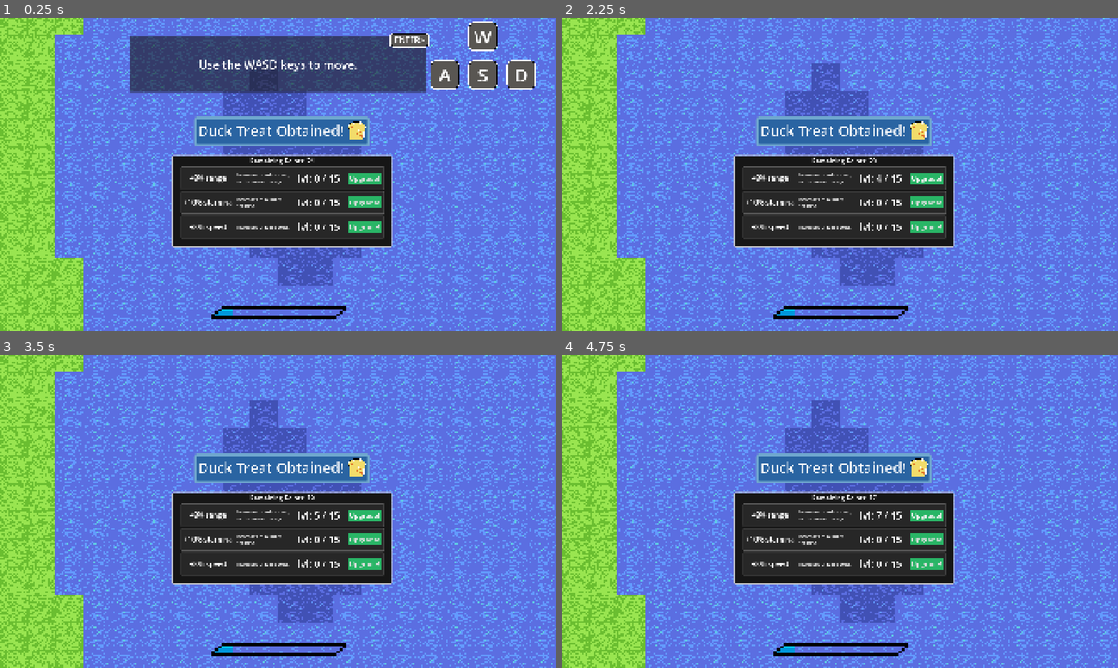
Above: before the commit, frames 1-4 (two rows, left to right).
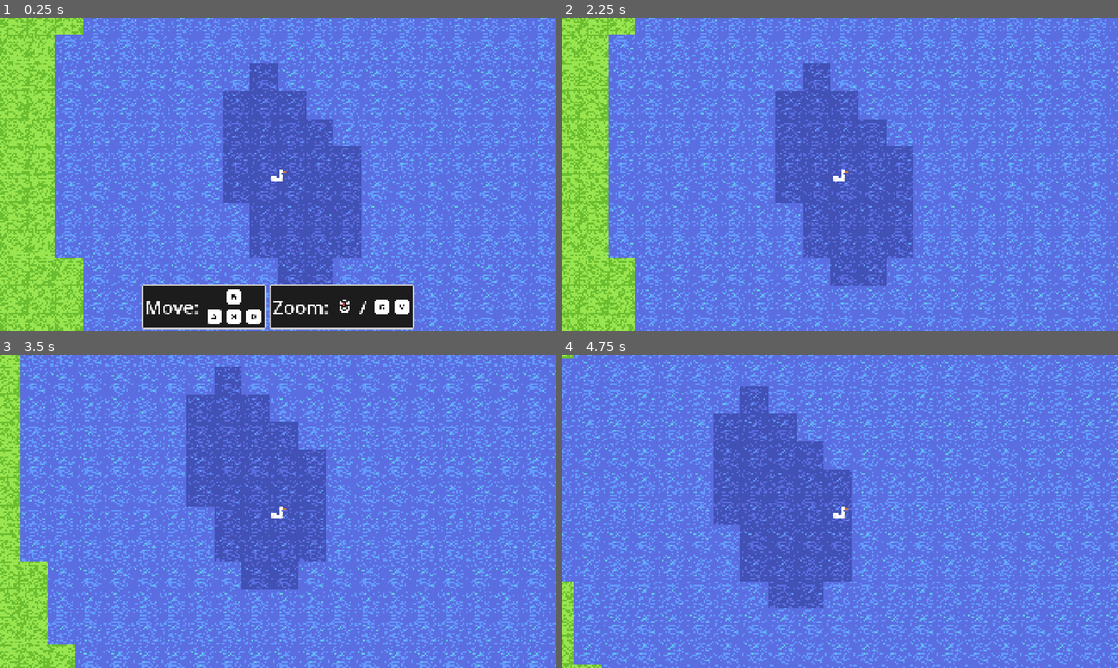
Above: after the commit, the same moments.

Repository: morie197/guwa-guwa-adventures
Game: Godot game, scene res://scenes/level.tscn
Two runs of this game, one before a commit and one after it. Both use one fixed random seed, a clock stepped at 60 frames per second and the inputs below.
Inputs (mouse positions are in pixels of both pictures, inside the frame that each line leads up to):
- Up to frame 1 (0.25 s): no input
- Up to frame 2 (2.25 s): click (928, 177) at 0.5 s, where only the run before the commit has a clickable "MAXED"; click (928, 177) at 1.25 s, where only the run before the commit has a clickable "Upgrade!"; tap Enter (nextTutorialItem) at 2, 2.1 s; move the mouse to (962, 158) at 2.02 s; hold D (right) from 2.03 s (still down); hold Shift (sprint) from 2.03 s (still down); click (962, 158) at 2.17 s
- Up to frame 3 (3.5 s): move the mouse to (166, 527) at 2.77 s; release D (right) at 2.78 s; release Shift (sprint) at 2.78 s; hold S (down) from 2.78 s (still down); tap Shift (sprint) at 2.85 s; click (166, 527) at 2.92 s; tap Enter (nextTutorialItem) at 3.05 s
- Up to frame 4 (4.75 s): move the mouse to (895, 442) at 3.52 s; release S (down) at 3.53 s; hold D (right) 3.53-4.28 s; hold Shift (sprint) 3.53-4.28 s; tap R (dive) at 3.6 s; click (895, 442) at 3.67 s; move the mouse to (812, 574) at 4.27 s; hold W (up) from 4.28 s (still down); tap Space (fly) at 4.35 s; click (812, 574) at 4.42 s; tap Enter (nextTutorialItem) at 4.55 s

The runs differ from the first frame. In frame 1, 33% of the frame differs, in the area x 23-97%, y 1-100%; in frame 2, 49%; in frame 3, 51%; in frame 4, 57%, in the area x 0-100%, y 0-100%.

Commit message:
[Change] Reworked tutorial system
Keypress visuals now shows textures in various configurations alongside text.

Diff:
--- a/resources/mouseWheelZoom.tres
+++ b/resources/mouseWheelZoom.tres
@@ -1,12 +1,13 @@
-[gd_resource type="Resource" script_class="TutorialItem" load_steps=2 format=3 uid="uid://emr3n2igixtq"]
+[gd_resource type="Resource" script_class="TutorialItem" load_steps=5 format=3 uid="uid://emr3n2igixtq"]
 
+[ext_resource type="Texture2D" uid="uid://tigjfolsv1o5" path="res://sprites/keys/mouse_scroll_vertical.svg" id="1_lt66m"]
 [ext_resource type="Script" uid="uid://osfvc8pe6lad" path="res://scripts/tutorialItem.gd" id="1_ol4ge"]
+[ext_resource type="Texture2D" uid="uid://c7rbo47pvy60l" path="res://sprites/keys/ct/keyboard_c.svg" id="2_ejk4x"]
+[ext_resource type="Texture2D" uid="uid://d1yowekauxj1y" path="res://sprites/keys/keyboard_v.svg" id="3_q3q5o"]
 
 [resource]
 script = ExtResource("1_ol4ge")
-icons = Dictionary[int, String]({
-4: "C",
-5: "V"
-})
-text = "You may zoom out with the mousewheel, or by pressing C or V."
+icons = Array[Texture2D]([ExtResource("1_lt66m"), ExtResource("2_ejk4x"), ExtResource("3_q3q5o")])
+text = "Zoom: "
+type = "or1"
 metadata/_custom_type_script = "uid://osfvc8pe6lad"
--- a/resources/wasdMovement.tres
+++ b/resources/wasdMovement.tres
@@ -1,14 +1,14 @@
-[gd_resource type="Resource" script_class="TutorialItem" load_steps=2 format=3 uid="uid://d0fvebypevuk3"]
+[gd_resource type="Resource" script_class="TutorialItem" load_steps=6 format=3 uid="uid://d0fvebypevuk3"]
 
+[ext_resource type="Texture2D" uid="uid://dxpwpg0jqnmli" path="res://sprites/keys/wasd/keyboard_w.svg" id="1_bnr14"]
 [ext_resource type="Script" uid="uid://osfvc8pe6lad" path="res://scripts/tutorialItem.gd" id="1_ckr12"]
+[ext_resource type="Texture2D" uid="uid://da538aprdc7p6" path="res://sprites/keys/wasd/keyboard_a.svg" id="2_2071y"]
+[ext_resource type="Texture2D" uid="uid://pwfqn4dbm23t" path="res://sprites/keys/wasd/keyboard_s.svg" id="3_0ihlw"]
+[ext_resource type="Texture2D" uid="uid://c8tkgapar6k6b" path="res://sprites/keys/wasd/keyboard_d.svg" id="4_dutyu"]
 
 [resource]
 script = ExtResource("1_ckr12")
-icons = Dictionary[int, String]({
-2: "W",
-4: "A",
-5: "S",
-6: "D"
-})
-text = "Use the WASD keys to move."
+icons = Array[Texture2D]([ExtResource("1_bnr14"), ExtResource("2_2071y"), ExtResource("3_0ihlw"), ExtResource("4_dutyu")])
+text = "Move: "
+type = "triangle"
 metadata/_custom_type_script = "uid://osfvc8pe6lad"
--- a/scenes/info_panel.tscn
+++ b/scenes/info_panel.tscn
@@ -20,7 +20,7 @@
 layout_mode = 2
 size_flags_horizontal = 4
 size_flags_vertical = 0
-theme_override_font_sizes/normal_font_size = 64
+theme_override_font_sizes/normal_font_size = 55
 text = "Jerry 5/5HP"
 fit_content = true
 scroll_active = false
--- a/scenes/key_press_display.tscn
+++ b/scenes/key_press_display.tscn
@@ -1,160 +1,30 @@
 [gd_scene load_steps=3 format=3 uid="uid://cu2qa7tl2feks"]
 
 [ext_resource type="Script" uid="uid://d2wiliedjt5cj" path="res://scripts/key_press_display.gd" id="1_03oao"]
-[ext_resource type="Texture2D" uid="uid://b66rrw7uw1r70" path="res://sprites/sprites/keysprite.png" id="2_0b26k"]
 
-[node name="key_press_display" type="GridContainer"]
-offset_right = 392.0
-offset_bottom = 260.0
-columns = 3
+[sub_resource type="StyleBoxFlat" id="StyleBoxFlat_ckq4c"]
+content_margin_left = 7.0
+content_margin_top = 7.0
+content_margin_right = 7.0
+content_margin_bottom = 7.0
+bg_color = Color(0.11119685, 0.11119684, 0.11119684, 1)
+border_width_left = 5
+border_width_top = 5
+border_width_right = 5
+border_width_bottom = 5
+corner_radius_top_left = 10
+corner_radius_top_right = 10
+corner_radius_bottom_right = 10
+corner_radius_bottom_left = 10
+corner_detail = 5
+expand_margin_left = 5.0
+expand_margin_top = 5.0
+expand_margin_right = 5.0
+expand_margin_bottom = 5.0
+
+[node name="PanelContainer" type="PanelContainer"]
+theme_override_styles/panel = SubResource("StyleBoxFlat_ckq4c")
 script = ExtResource("1_03oao")
 
-[node name="1" type="TextureRect" parent="."]
+[node name="HBoxContainer" type="HBoxContainer" parent="."]
 layout_mode = 2
-texture = ExtResource("2_0b26k")
-
-[node name="key1" type="RichTextLabel" parent="1"]
-layout_mode = 1
-anchors_preset = 8
-anchor_left = 0.5
-anchor_top = 0.5
-anchor_right = 0.5
-anchor_bottom = 0.5
-offset_left = -64.0
-offset_top = -64.0
-offset_right = 64.0
-offset_bottom = 64.0
-grow_horizontal = 2
-grow_vertical = 2
-theme_override_font_sizes/normal_font_size = 64
-text = "W"
-fit_content = true
-scroll_active = false
-autowrap_mode = 0
-horizontal_alignment = 1
-vertical_alignment = 1
-
-[node name="2" type="TextureRect" parent="."]
-layout_mode = 2
-texture = ExtResource("2_0b26k")
-
-[node name="key2" type="RichTextLabel" parent="2"]
-layout_mode = 1
-anchors_preset = 8
-anchor_left = 0.5
-anchor_top = 0.5
-anchor_right = 0.5
-anchor_bottom = 0.5
-offset_left = -64.0
-offset_top = -64.0
-offset_right = 64.0
-offset_bottom = 64.0
-grow_horizontal = 2
-grow_vertical = 2
-theme_override_font_sizes/normal_font_size = 64
-text = "W"
-fit_content = true
-scroll_active = false
-autowrap_mode = 0
-horizontal_alignment = 1
-vertical_alignment = 1
-
-[node name="3" type="TextureRect" parent="."]
-layout_mode = 2
-texture = ExtResource("2_0b26k")
-
-[node name="key3" type="RichTextLabel" parent="3"]
-layout_mode = 1
-anchors_preset = 8
-anchor_left = 0.5
-anchor_top = 0.5
-anchor_right = 0.5
-anchor_bottom = 0.5
-offset_left = -64.0
-offset_top = -64.0
-offset_right = 64.0
-offset_bottom = 64.0
-grow_horizontal = 2
-grow_vertical = 2
-theme_override_font_sizes/normal_font_size = 64
-text = "W"
-fit_content = true
-scroll_active = false
-autowrap_mode = 0
-horizontal_alignment = 1
-vertical_alignment = 1
-
-[node name="4" type="TextureRect" parent="."]
-layout_mode = 2
-texture = ExtResource("2_0b26k")
-
-[node name="key4" type="RichTextLabel" parent="4"]
-layout_mode = 1
-anchors_preset = 8
-anchor_left = 0.5
-anchor_top = 0.5
-anchor_right = 0.5
-anchor_bottom = 0.5
-offset_left = -64.0
-offset_top = -64.0
-offset_right = 64.0
-offset_bottom = 64.0
-grow_horizontal = 2
-grow_vertical = 2
-theme_override_font_sizes/normal_font_size = 64
-text = "W"
-fit_content = true
-scroll_active = false
-autowrap_mode = 0
-horizontal_alignment = 1
-vertical_alignment = 1
-
-[node name="5" type="TextureRect" parent="."]
-layout_mode = 2
-texture = ExtResource("2_0b26k")
-
-[node name="key5" type="RichTextLabel" parent="5"]
-layout_mode = 1
-anchors_preset = 8
-anchor_left = 0.5
-anchor_top = 0.5
-anchor_right = 0.5
-anchor_bottom = 0.5
-offset_left = -64.0
-offset_top = -64.0
-offset_right = 64.0
-offset_bottom = 64.0
-grow_horizontal = 2
-grow_vertical = 2
-theme_override_font_sizes/normal_font_size = 64
-text = "W"
-fit_content = true
-scroll_active = false
-autowrap_mode = 0
-horizontal_alignment = 1
-vertical_alignment = 1
-
-[node name="6" type="TextureRect" parent="."]
-layout_mode = 2
-texture = ExtResource("2_0b26k")
-
-[node name="key6" type="RichTextLabel" parent="6"]
-layout_mode = 1
-anchors_preset = 8
-anchor_left = 0.5
-anchor_top = 0.5
-anchor_right = 0.5
-anchor_bottom = 0.5
-offset_left = -64.0
-offset_top = -64.0
-offset_right = 64.0
-offset_bottom = 64.0
-grow_horizontal = 2
-grow_vertical = 2
-theme_override_font_sizes/normal_font_size = 64
-text = "W"
-fit_content = true
-scroll_active = false
-autowrap_mode = 0
-horizontal_alignment = 1
-vertical_alignment = 1
--- a/scenes/tutorial.tscn
+++ b/scenes/tutorial.tscn
@@ -1,7 +1,18 @@
 [gd_scene load_steps=3 format=3 uid="uid://dvc0qm8fmb6qj"]
 
 [ext_resource type="Script" uid="uid://f481sh5md33y" path="res://scripts/tutorialUI.gd" id="1_c13y7"]
-[ext_resource type="Texture2D" uid="uid://bj4kr7ripahis" path="res://sprites/sprites/widekeysprite.png" id="2_8ho6b"]
+
+[sub_resource type="StyleBoxFlat" id="StyleBoxFlat_c13y7"]
+content_margin_left = 10.0
+content_margin_top = 10.0
+content_margin_right = 10.0
+content_margin_bottom = 10.0
+bg_color = Color(0.101960786, 0.101960786, 0.101960786, 0)
+corner_radius_top_left = 3
+corner_radius_top_right = 3
+corner_radius_bottom_right = 3
+corner_radius_bottom_left = 3
+corner_detail = 5
 
 [node name="Tutorial" type="Control"]
 layout_mode = 3
@@ -13,6 +24,7 @@
 script = ExtResource("1_c13y7")
 
 [node name="DialogueBox" type="PanelContainer" parent="."]
+visible = false
 layout_mode = 1
 anchors_preset = 5
 anchor_left = 0.5
@@ -32,37 +44,52 @@
 horizontal_alignment = 1
 vertical_alignment = 1
 
-[node name="key_presses_container" type="VBoxContainer" parent="."]
-layout_mode = 1
-anchors_preset = 1
-anchor_left = 1.0
-anchor_right = 1.0
-offset_left = -448.0
-offset_bottom = 256.0
-grow_horizontal = 0
-
 [node name="TextureRect" type="TextureRect" parent="."]
+visible = false
 layout_mode = 0
 offset_left = 1328.0
 offset_right = 1501.0
 offset_bottom = 152.0
 size_flags_horizontal = 8
-texture = ExtResource("2_8ho6b")
 expand_mode = 1
 
-[node name="RichTextLabel" type="RichTextLabel" parent="TextureRect"]
+[node name="RichTextLabel" type="RichTextLabel" parent="."]
+visible = false
 layout_mode = 1
 anchors_preset = 8
 anchor_left = 0.5
 anchor_top = 0.5
 anchor_right = 0.5
 anchor_bottom = 0.5
-offset_left = -52.5
-offset_top = -20.0
-offset_right = 52.5
-offset_bottom = 20.0
+offset_left = 402.0
+offset_top = -484.0
+offset_right = 507.0
+offset_bottom = -444.0
 grow_horizontal = 2
 grow_vertical = 2
 theme_override_font_sizes/normal_font_size = 28
 text = "ENTER>"
 scroll_active = false
+
+[node name="PanelContainer" type="PanelContainer" parent="."]
+layout_mode = 1
+anchors_preset = 7
+anchor_left = 0.5
+anchor_top = 1.0
+anchor_right = 0.5
+anchor_bottom = 1.0
+offset_left = -10.0
+offset_top = -20.0
+offset_right = 10.0
+grow_horizontal = 2
+grow_vertical = 0
+theme_override_styles/panel = SubResource("StyleBoxFlat_c13y7")
+
+[node name="bottom_bar" type="HBoxContainer" parent="PanelContainer"]
+layout_mode = 2
+alignment = 1
+
+[node name="key_presses_container" type="HBoxContainer" parent="PanelContainer/bottom_bar"]
+z_index = 10
+layout_mode = 2
+theme_override_constants/separation = 20
--- a/scenes/ui_manager.tscn
+++ b/scenes/ui_manager.tscn
@@ -52,6 +52,7 @@
 texture_progress = ExtResource("7_tanoa")
 
 [node name="StaminaBarMinigame" type="TextureProgressBar" parent="."]
+visible = false
 z_index = 5
 custom_minimum_size = Vector2(0, 100)
 anchors_preset = 7
--- a/scripts/game_manager.gd
+++ b/scripts/game_manager.gd
@@ -2,7 +2,7 @@
 
 var level: int = 1
 var treats: int = 0
-var initialLevel: int = 25
+var initialLevel: int = 1
 var paused: bool = false
 var minigame: bool = false
 
--- a/scripts/key_press_display.gd
+++ b/scripts/key_press_display.gd
@@ -1,37 +1,44 @@
 extends Control
 
-const KEYSPRITE = preload("uid://b66rrw7uw1r70")
-const EMPTYKEYSPRITE = preload("uid://c3f4hym6g7v6")
+@onready var h_box_container = $HBoxContainer
 
-@onready var _1 = $"1"
-@onready var _2 = $"2"
-@onready var _3 = $"3"
-@onready var _4 = $"4"
-@onready var _5 = $"5"
-@onready var _6 = $"6"
+func setData(keyData: Array[Texture2D], text: String, type: String):
+	if !text.match(""):
+		_addText(text)
+	if type.match("triangle"):
+		var vbox = VBoxContainer.new()
+		h_box_container.add_child(vbox)
+		_addImage(keyData[0], vbox)
+		keyData.erase(keyData[0])
 
-var keyImages
+		var hbox = HBoxContainer.new()
+		vbox.add_child(hbox)
+		for image in keyData:
+			_addImage(image, hbox)
+	elif type.match("or1"):
+		_addImage(keyData[0])
+		keyData.erase(keyData[0])
 
-@onready var key_1 = $"1/key1"
-@onready var key_2 = $"2/key2"
-@onready var key_3 = $"3/key3"
-@onready var key_4 = $"4/key4"
-@onready var key_5 = $"5/key5"
-@onready var key_6 = $"6/key6"
+		_addText(" / ")
 
-var keyText
+		for image in keyData:
+			_addImage(image)
+	else:
+		for image in keyData:
+			_addImage(image)
 
-func setData(keyData: Dictionary[int, String]):
-	#print(keyData)
-	keyImages= [_1, _2, _3, _4, _5, _6]
-	keyText = [key_1, key_2, key_3, key_4, key_5, key_6]
-	for image in keyImages:
-		image.texture = EMPTYKEYSPRITE
+func _addImage(image: Texture2D, target = h_box_container):
+	var tr = TextureRect.new()
+	tr.texture = image
+	tr.stretch_mode = TextureRect.STRETCH_KEEP_ASPECT_CENTERED
+	target.add_child(tr)
 
-	for text in keyText:
-		text.text = ""
-
-	for d in keyData:
-		#print(keyImages[d-1].name)
-		keyImages[d-1].texture = KEYSPRITE
-		keyText[d-1].text = keyData[d]
+func _addText(text: String, target = h_box_container):
+	var richText = RichTextLabel.new()
+	target.add_child(richText)
+	richText.text = text
+	richText.fit_content = true
+	richText.horizontal_alignment =HORIZONTAL_ALIGNMENT_CENTER
+	richText.vertical_alignment = VERTICAL_ALIGNMENT_CENTER
+	richText.autowrap_mode = 0
+	richText.add_theme_font_size_override("normal_font_size", 64)
--- a/scripts/tutorial.gd
+++ b/scripts/tutorial.gd
@@ -2,3 +2,4 @@
 class_name Tutorial
 
 @export var items: Array[TutorialItem]
+@export var displayText: String
--- a/scripts/tutorialItem.gd
+++ b/scripts/tutorialItem.gd
@@ -1,5 +1,6 @@
 extends Resource
 class_name TutorialItem
 
-@export var icons: Dictionary[int, String]
+@export var icons: Array[Texture2D]
 @export var text: String
+@export var type: String
--- a/scripts/tutorialUI.gd
+++ b/scripts/tutorialUI.gd
@@ -3,12 +3,11 @@
 const KEY_PRESS_DISPLAY = preload("uid://cu2qa7tl2feks")
 
 @onready var tutorial_text = $"DialogueBox/Tutorial Text"
-@onready var key_presses = $key_presses_container
+@onready var key_presses = $PanelContainer/bottom_bar/key_presses_container
 
-@export var maxDisplayTime: float = 10
+@export var maxDisplayTime: float = 30
 
 var keyDisplay
-var tutorialdata: Array[TutorialItem]
 var displayTime: float = 0.0
 var itemNumber = 0
 
@@ -16,24 +15,15 @@
 	displayTime += delta
 	if Input.is_action_just_pressed("nextTutorialItem") or displayTime >= maxDisplayTime:
 		displayTime = 0.0
-		_nextTutorialItem()
+		queue_free()
 
 func setData(tutorial: Tutorial):
-	tutorialdata = tutorial.items
-	_nextTutorialItem()
+	_setTutorialItems(tutorial.items)
 
-func _nextTutorialItem():
-	if itemNumber >= tutorialdata.size():
-		queue_free()
-	else:
-		_setTutorialItem(tutorialdata[itemNumber])
-		itemNumber += 1
+func _setTutorialItems(items: Array[TutorialItem]):
+	for item in items:
+		keyDisplay = KEY_PRESS_DISPLAY.instantiate()
+		key_presses.add_child(keyDisplay)
+		keyDisplay.setData(item.icons, item.text, item.type)
 
-func _setTutorialItem(item: TutorialItem):
-	tutorial_text.text = item.text
-	if keyDisplay != null:
-		keyDisplay.queue_free()
-	keyDisplay = KEY_PRESS_DISPLAY.instantiate()
-	key_presses.add_child(keyDisplay)
-	keyDisplay.setData(item.icons)
 	#print(key_presses.get_child_count())
--- a/scripts/ui_manager.gd
+++ b/scripts/ui_manager.gd
@@ -36,10 +36,11 @@
 			if lunge_text.visible:
 				lunge_text.hide()
 	else:
-		stamina_bar.show()
+		if GameManager.abilities.has("sprint"):
+			stamina_bar.show()
+			stamina_bar.value = current
+			stamina_bar.max_value = max
 		stamina_bar_minigame.hide()
-		stamina_bar.value = current
-		stamina_bar.max_value = max
 
 func _showLevelUpUI():
 	GameManager.paused = true
--- /dev/null
+++ b/sprites/keys/keyboard_v.svg
@@ -0,0 +1,6 @@
+<svg width="64" height="64" xmlns="http://www.w3.org/2000/svg" xmlns:xlink="http://www.w3.org/1999/xlink">
+  <defs/>
+  <g>
+    <path stroke="none" fill="#FFFFFF" d="M16 56 Q8 56 8 48 L8 16 Q8 8 16 8 L48 8 Q56 8 56 16 L56 48 Q56 56 48 56 L16 56 M38 22 L32 37 26 22 22 22 30 42 34 42 42 22 38 22"/>
+  </g>
+</svg>
--- /dev/null
+++ b/sprites/keys/keyboard_v_outline.svg
@@ -0,0 +1,6 @@
+<svg width="64" height="64" xmlns="http://www.w3.org/2000/svg" xmlns:xlink="http://www.w3.org/1999/xlink">
+  <defs/>
+  <g>
+    <path stroke="none" fill="#FFFFFF" d="M38 22 L42 22 34 42 30 42 22 22 26 22 32 37 38 22 M11 16 L11 48 Q11 53 16 53 L48 53 Q53 53 53 48 L53 16 Q53 11 48 11 L16 11 Q11 11 11 16 M16 56 Q8 56 8 48 L8 16 Q8 8 16 8 L48 8 Q56 8 56 16 L56 48 Q56 56 48 56 L16 56"/>
+  </g>
+</svg>
Not shown, added: sprites/keys/keyboard_v.svg.import
Not shown, added: sprites/keys/keyboard_v_outline.svg.import
